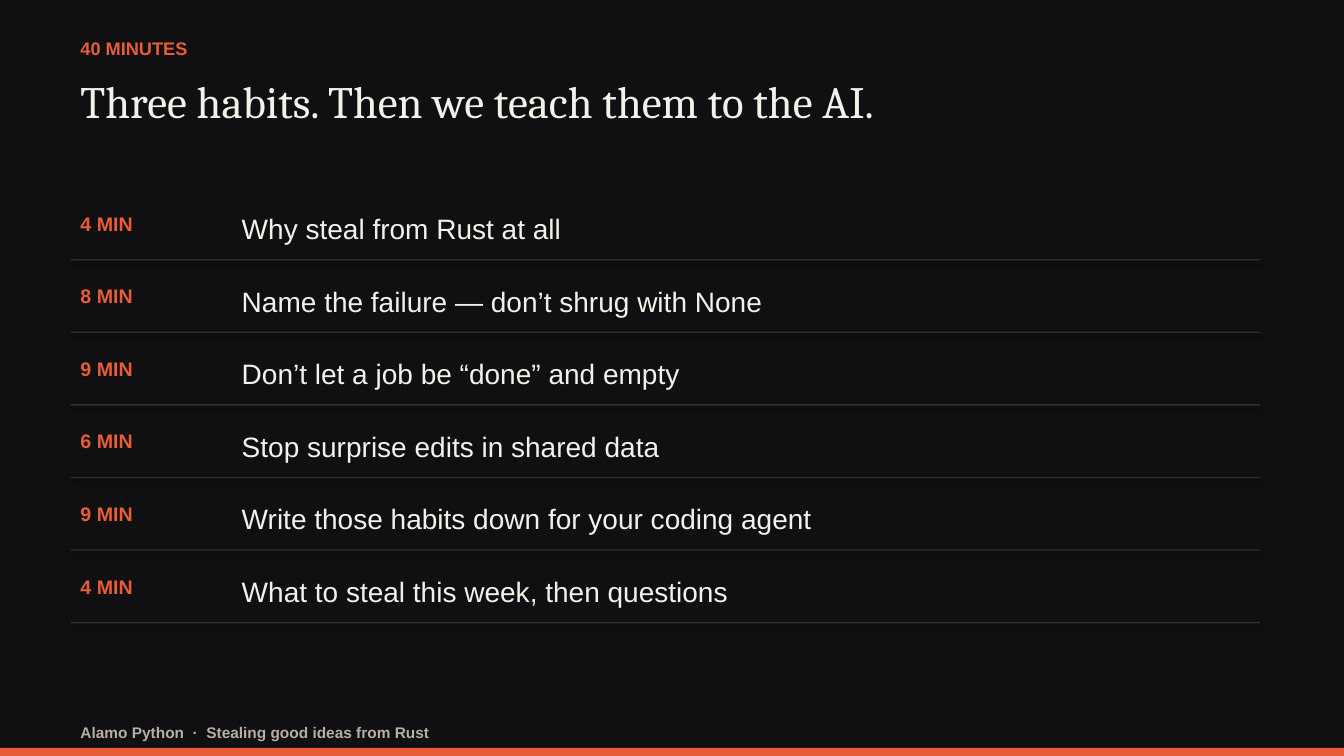
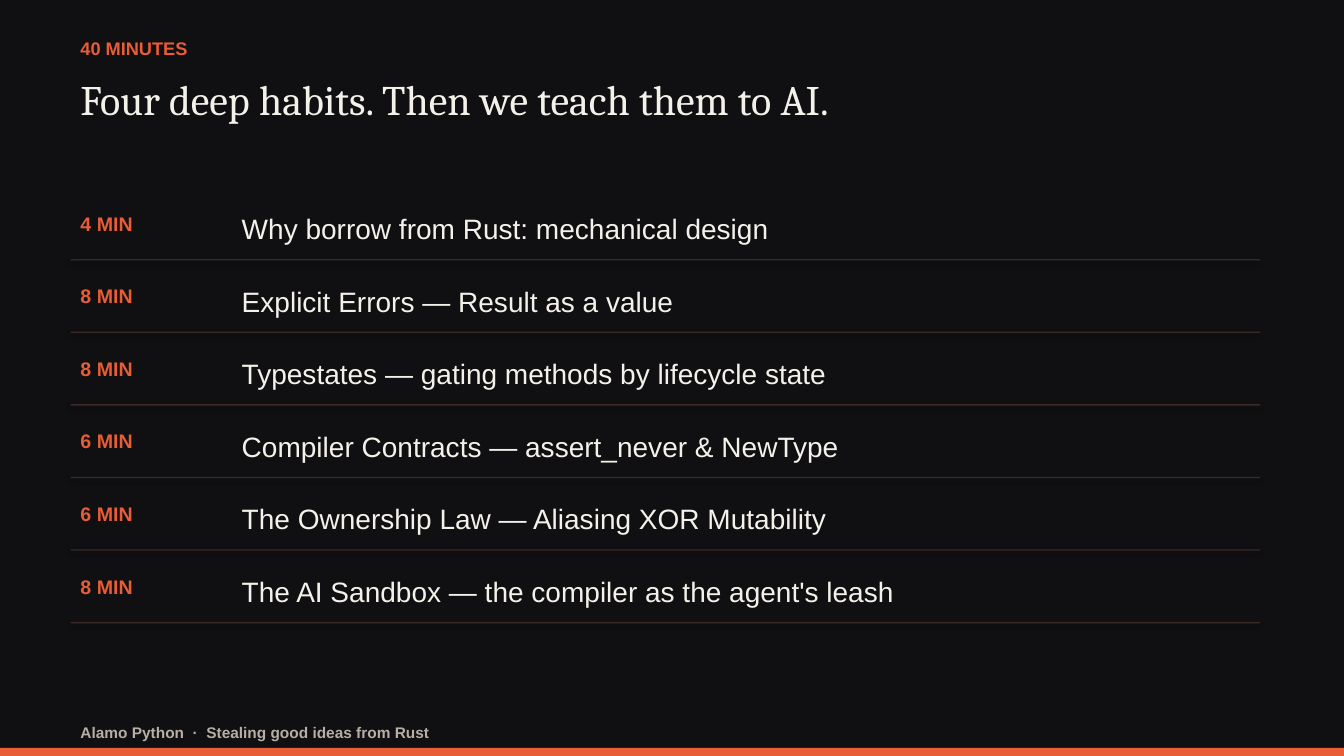
Before and after one commit to darwing1210/thinking-in-rust-writing-in-python, a slide deck: slide 3 of presentation/stealing-good-ideas-from-rust.pptx. Drawn at 1344x756 pixels with LibreOffice and Linux fonts; fonts in the diff are those of the drawing. Boxes give left, top, right and bottom in pixels: in the first picture for what was removed or moved away, otherwise in the second. Text is boxed around its words. In the diff, an @@ line names an element or a change of style, - is before the commit and + after.

Commit message:
Upgrade talk to 4 deep patterns: Typestates, NewType, assert_never, and Ownership law

```diff
--- a/presentation/stealing-good-ideas-from-rust.pptx
+++ b/presentation/stealing-good-ideas-from-rust.pptx
@@ text at box(80, 86, 829, 124): text changed; size 32 to 30 pt @@
-Three habits. Then we teach them to the AI.
+Four deep habits. Then we teach them to AI.
@@ text at box(242, 218, 769, 244): text changed @@
-Why steal from Rust at all
+Why borrow from Rust: mechanical design
@@ text at box(242, 291, 673, 317): text changed @@
-Name the failure — don’t shrug with None
+Explicit Errors — Result as a value
@@ text at box(80, 362, 133, 376): text changed @@
-9 MIN
+8 MIN
@@ text at box(242, 363, 826, 389): text changed @@
-Don’t let a job be “done” and empty
+Typestates — gating methods by lifecycle state
@@ text at box(242, 436, 838, 462): text changed @@
-Stop surprise edits in shared data
+Compiler Contracts — assert_never & NewType
@@ text at box(80, 507, 133, 521): text changed @@
-9 MIN
+6 MIN
@@ text at box(242, 508, 825, 535): text changed @@
-Write those habits down for your coding agent
+The Ownership Law — Aliasing XOR Mutability
@@ text at box(80, 580, 133, 594): text changed @@
-4 MIN
+8 MIN
@@ text at box(242, 581, 893, 607): text changed @@
-What to steal this week, then questions
+The AI Sandbox — the compiler as the agent's leash
```
Also in this commit, not shown: 10 other slides changed, 6 slides added, 4 slides removed, 21 other files.
